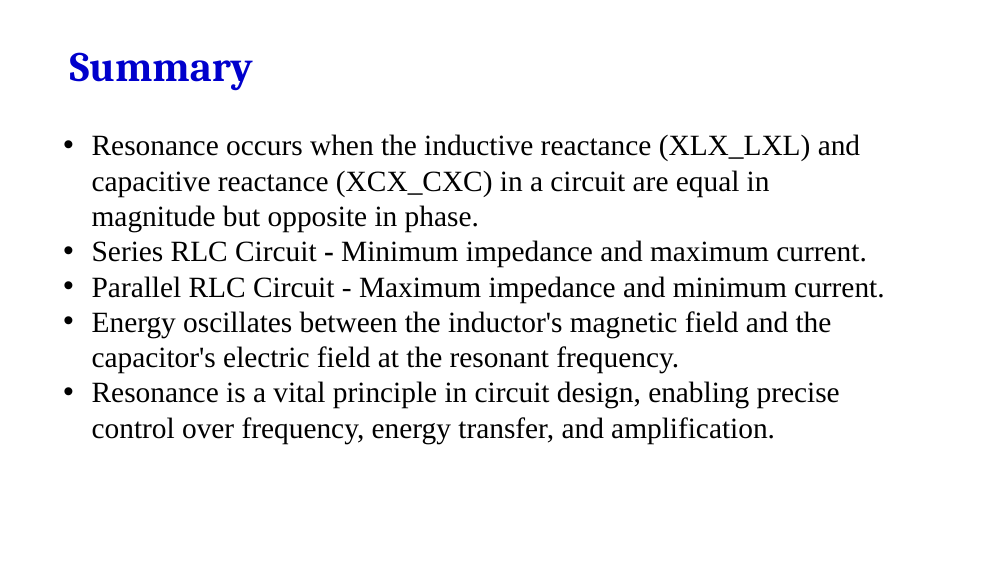
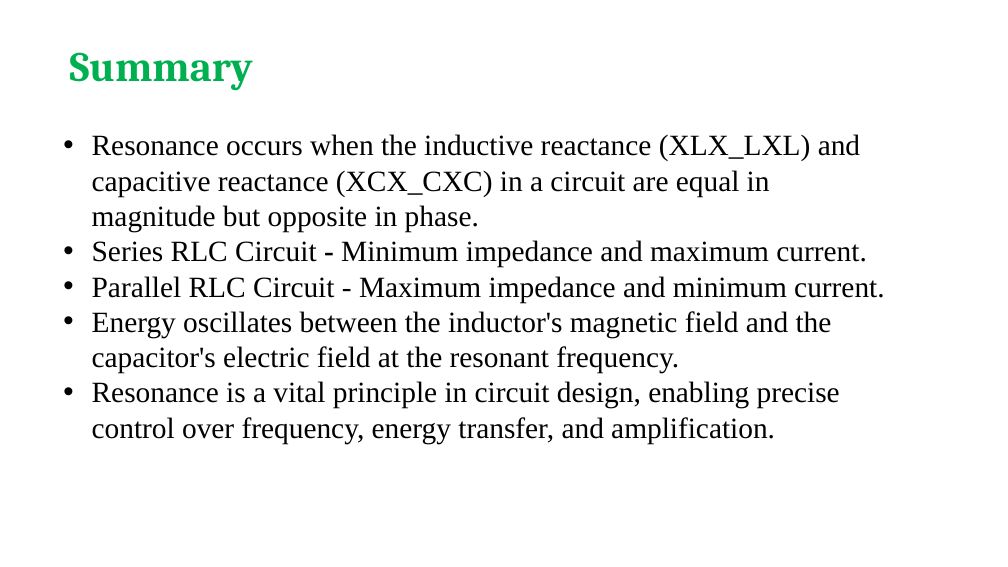
Before and after one commit to salmanrazzaq1993/AUM-WORK, a slide deck: slide 24 of PP WORK/Instructor Version/Week 12/Week 12-Lecture 1 - Resonance.pptx (slide 18 before the commit). Drawn at 1008x567 pixels with LibreOffice and Linux fonts; fonts in the diff are those of the drawing; background and template pictures are left out. Boxes give left, top, right and bottom in pixels: in the first picture for what was removed or moved away, otherwise in the second. Text is boxed around its words. In the diff, an @@ line names an element or a change of style, - is before the commit and + after.

```diff
--- a/PP WORK/Instructor Version/Week 12/Week 12-Lecture 1 - Resonance.pptx
+++ b/PP WORK/Instructor Version/Week 12/Week 12-Lecture 1 - Resonance.pptx
@@ text "Summary" at [70,52,253,91]: text colour #0000CC to #00B050 @@
```
Also in this commit, not shown: 8 other slides changed, 6 slides added.
